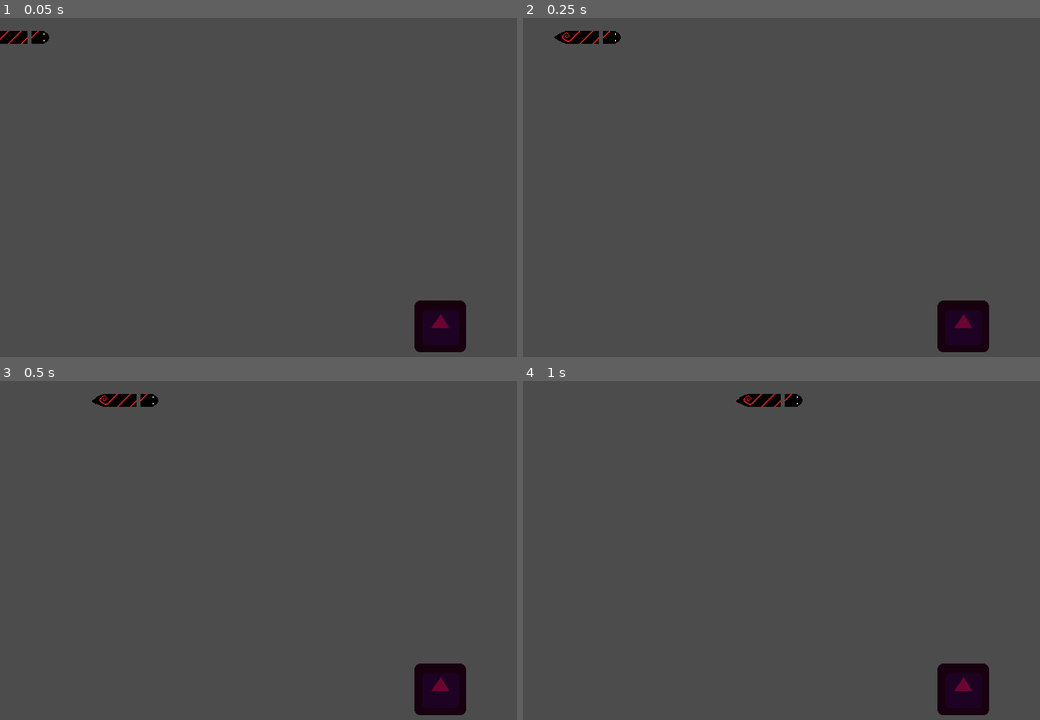
Above: before the commit, frames 1-4 (two rows, left to right).
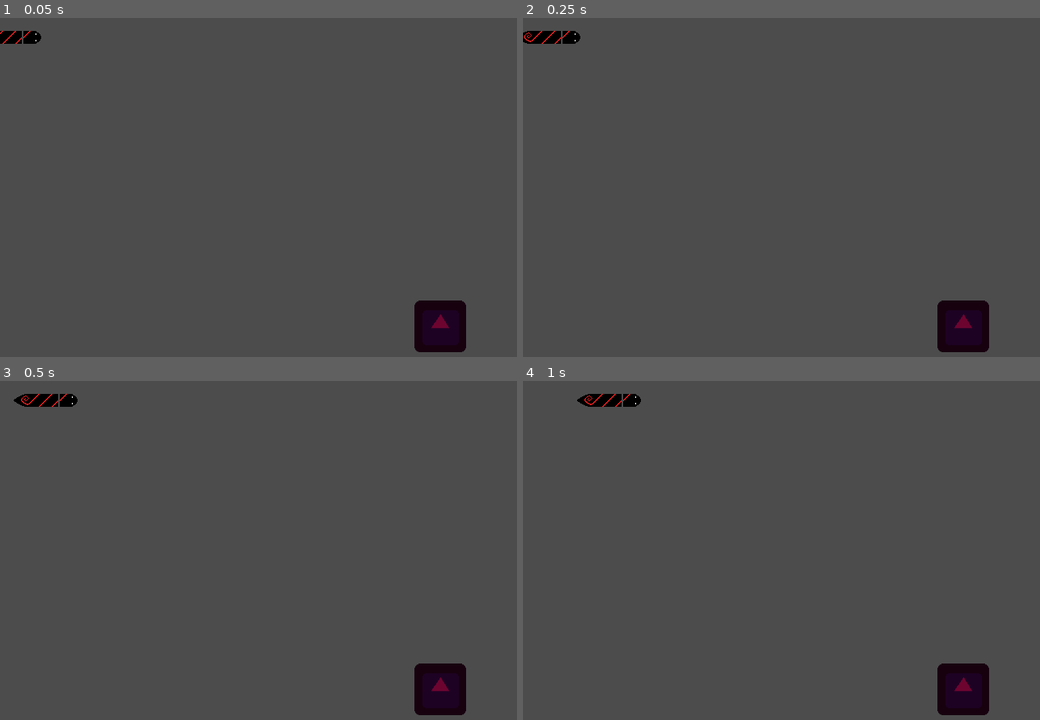
Above: after the commit, the same moments.

Repository: flide/Rats
Game: Godot game, scene res://Scenes/playground.tscn
The game is run twice, just before and just after one commit, with the same random seed, the same clock (stepped at 60 frames per second) and the same inputs. The engine's default icon, where the game draws it, is replaced by a stand-in: a white triangle on a blue panel in a dark square.
Inputs:
- Up to frame 1 (0.05 s): no input
- Up to frame 2 (0.25 s): no input
- Up to frame 3 (0.5 s): no input
- Up to frame 4 (1 s): tap Enter at 0.5 s; hold Right (ui_right) from 0.53 s (still down)

The runs differ from the first frame. In frame 1, 0.2% of the frame differs, in the area x 0-10%, y 3-8%; in frame 2, 0.6%; in frame 3, 0.8%, in the area x 2-31%, y 3-8%; in frame 4, 0.8%.

Commit message:
rename joints to remove pinjoint

Diff:
--- a/Scenes/playground.tscn
+++ b/Scenes/playground.tscn
@@ -10,3 +10,4 @@
 
 [node name="snake" parent="." instance=ExtResource( 4 )]
 position = Vector2( 32, 24 )
+snakeSpeed = 100
